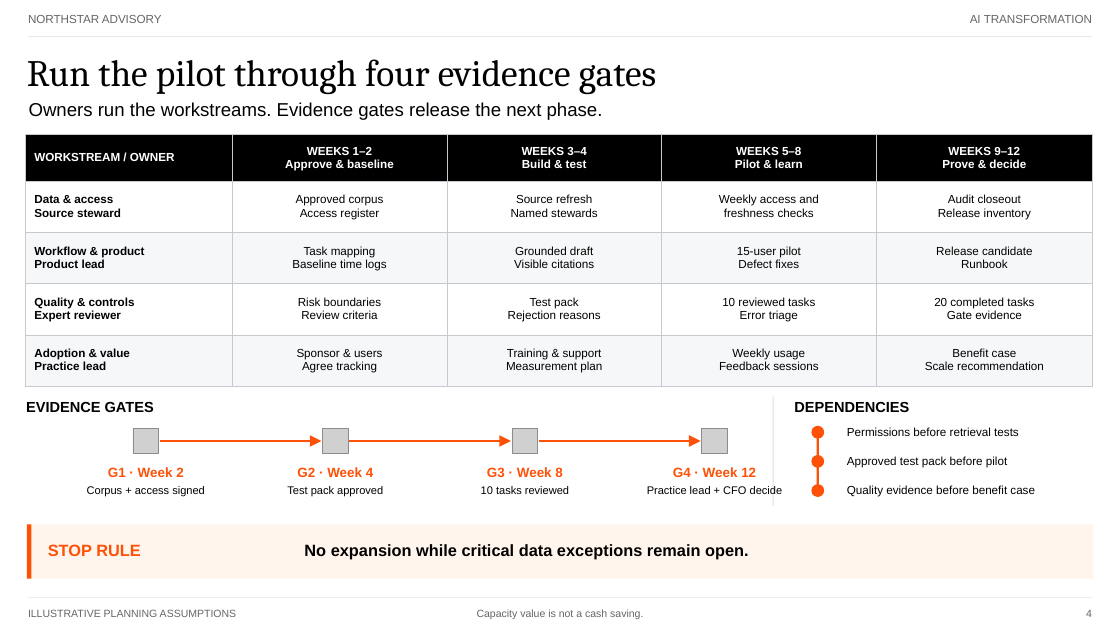
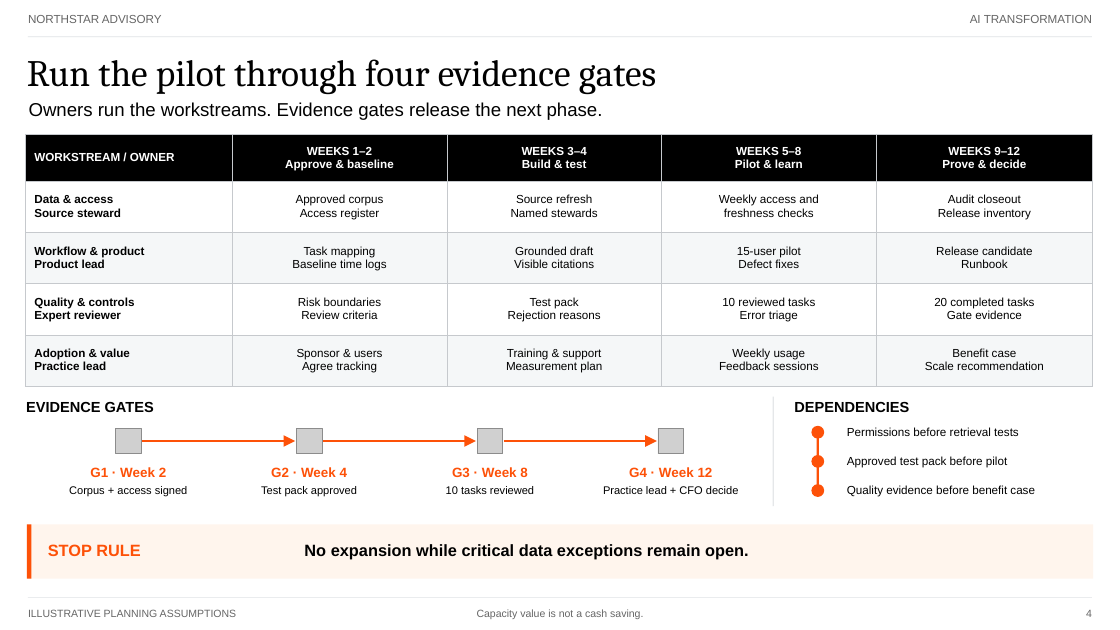
Before and after one commit to henryhyw/henryhyw.github.io, a slide deck: slide 4 of slidepoise/examples/consulting-ai-transformation/deliverables/presentation.pptx. Drawn at 1120x630 pixels with LibreOffice and Linux fonts; fonts in the diff are those of the drawing; grey boxes stand for pictures. Boxes give left, top, right and bottom in pixels: in the first picture for what was removed or moved away, otherwise in the second. Text is boxed around its words. In the diff, an @@ line names an element or a change of style, - is before the commit and + after.

```diff
--- a/slidepoise/examples/consulting-ai-transformation/deliverables/presentation.pptx
+++ b/slidepoise/examples/consulting-ai-transformation/deliverables/presentation.pptx
@@ picture: place and size @@
-picture at bbox=[133, 429, 159, 455]
+picture at bbox=[116, 429, 142, 455]
@@ arrow moved from (160, 441) - (322, 441) to (142, 441) - (295, 441) @@
@@ arrow moved from (350, 441) - (511, 441) to (323, 441) - (476, 441) @@
@@ arrow moved from (539, 441) - (701, 441) to (504, 441) - (657, 441) @@
@@ text "G1 · Week 2": place and size @@
-text "G1 · Week 2" at bbox=[108, 467, 183, 477]
+text "G1 · Week 2" at bbox=[90, 467, 166, 477]
@@ 2 texts, 1 picture: place and size @@
-2 texts, 1 picture at bbox=[287, 429, 383, 497]
+2 texts, 1 picture at bbox=[261, 429, 357, 497]
@@ 2 texts, 1 picture: place and size @@
-2 texts, 1 picture at bbox=[481, 429, 569, 494]
+2 texts, 1 picture at bbox=[446, 429, 534, 494]
@@ text "Corpus + access signed": place and size @@
-text "Corpus + access signed" at bbox=[87, 486, 205, 497]
+text "Corpus + access signed" at bbox=[69, 486, 188, 497]
@@ 2 texts, 1 picture: place and size @@
-2 texts, 1 picture at bbox=[647, 429, 783, 494]
+2 texts, 1 picture at bbox=[603, 429, 739, 494]
```
Also in this commit, not shown: 34 other files.
